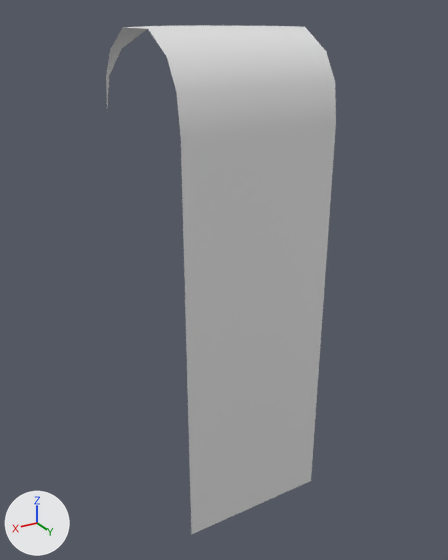
The FBX model Assets/CrowdMatch/Models/Wall05.fbx: old version first, new version second.
Before and after are seen from a camera (50 mm lens) standing at (0.961, 1.644, 1.586) and looking at (0.009, 0.058, 0.793). Every picture has the same lights, and +X, +Y and +Z are marked at lower left. The picture after the commit comes second. Where no turn or scale is listed for an object, it has been applied to the vertices.

In view in the first picture: 'Wall05'.
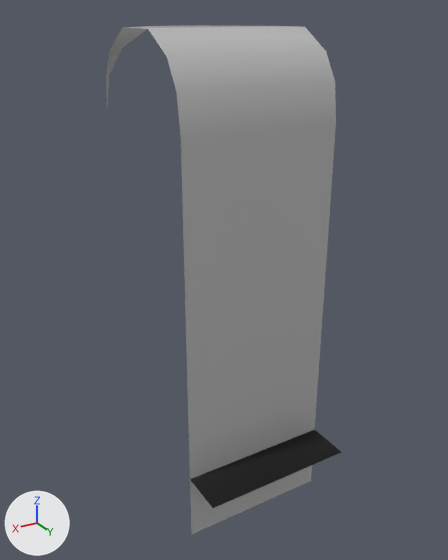
Patch to the scene script:
```diff
--- a/Assets/CrowdMatch/Models/Wall05.fbx.py
+++ b/Assets/CrowdMatch/Models/Wall05.fbx.py
@@ img_wallshadow_png @@
+img_wallshadow_png = load_image('WallShadow.png', '../Texture/WallShadow.png', 256, 228, 'sRGB')
@@ mat_22___default @@
+mat_22___default = principled_material('22 - Default')
+mat_22___default.base_color = (0.5, 0.5, 0.5)  # grey #bcbcbc
+mat_22___default.roughness = 0.0
@@ mat_material__659 @@
+mat_material__659 = principled_material('Material #659')
+mat_material__659.texture = img_wallshadow_png
+mat_material__659.roughness = 0.859
@@ me_mesh @@
 # used by ob_wall05; location = (0.0, 0.0, 0.0)
-me_mesh.from_pydata(...)  # 60 vertices, 50 faces; spans x -0.25..0.25, y -0.25..0.25, z 0.0..1.55
+me_mesh.from_pydata(...)  # 74 vertices, 56 faces; spans x -0.25..0.25, y -0.25..0.4, z 0.0..1.55
+# me_mesh part 1: a new loose piece of 14 vertices spanning x -0.25..0.25, y 0.25..0.4, z 0.23, in mat_material__659 (picture img_wallshadow_png)
+# me_mesh part 2: 50 faces spanning x -0.25..0.25, y -0.25..0.25, z 0.0..1.55 switch from no material to mat_22___default (grey #bcbcbc)
+me_mesh.materials.append(mat_material__659)  # picture img_wallshadow_png
```

Where the change shows, as pixel boxes [x1, y1, x2, y2] in the pictures (448 x 560 px):
'Wall05', reshaped
    before: [106, 25, 336, 535]
    after: [106, 25, 341, 535]
part 1 of me_mesh, added
    after: [190, 430, 341, 508]
part 2 of me_mesh, recoloured (white to grey)
    both: [106, 25, 336, 535]
